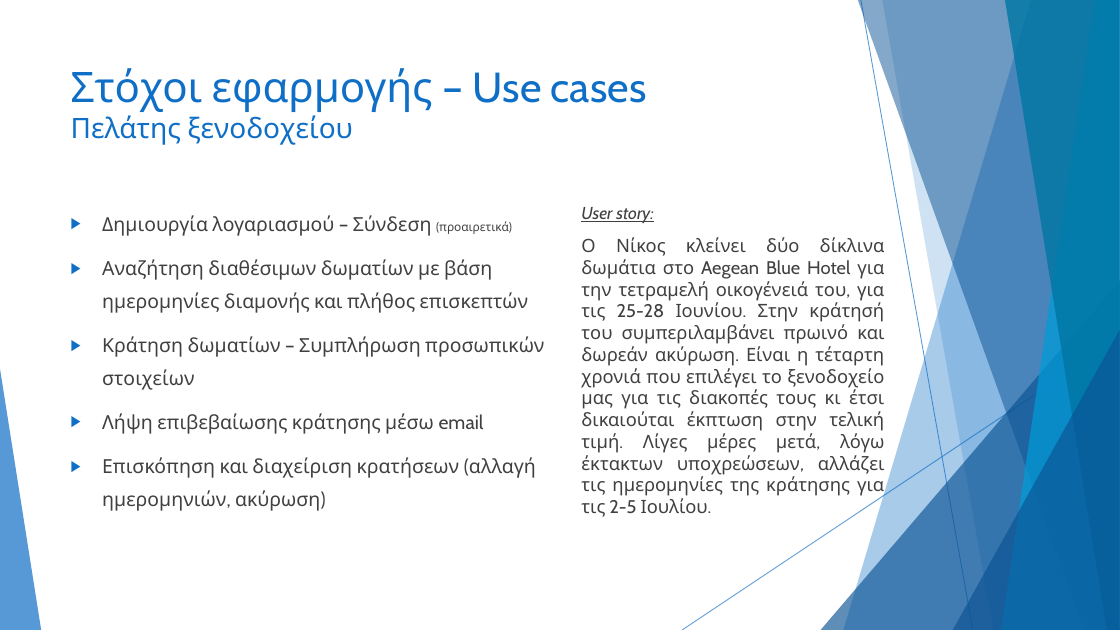
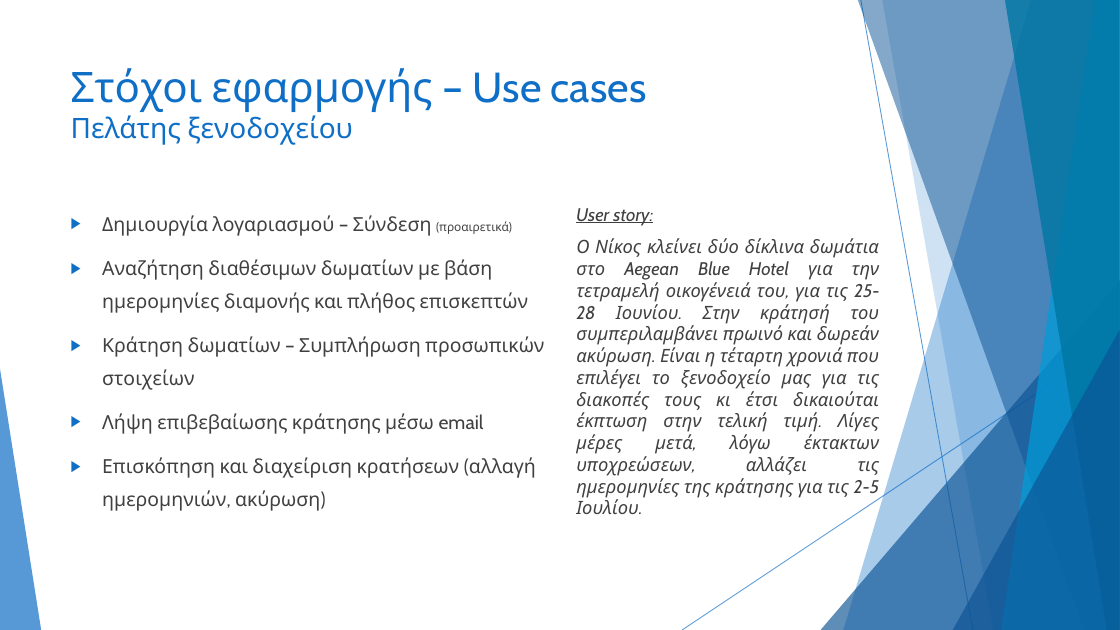
Before and after one commit to GeorgeTsialios/Aegean-Blue-Hotel, a slide deck: slide 2 of Τελική Παρουσίαση.pptx. Drawn at 1120x630 pixels with LibreOffice and Linux fonts; fonts in the diff are those of the drawing. Boxes give left, top, right and bottom in pixels: in the first picture for what was removed or moved away, otherwise in the second. Text is boxed around its words. In the diff, an @@ line names an element or a change of style, - is before the commit and + after.

```diff
--- a/Τελική Παρουσίαση.pptx
+++ b/Τελική Παρουσίαση.pptx
@@ text "User story:" at (576, 208, 880, 514): size 14.8 to 15.7 pt in "User story:"; italic on @@
```
Also in this commit, not shown: 1 other slide changed, 1 other file.
